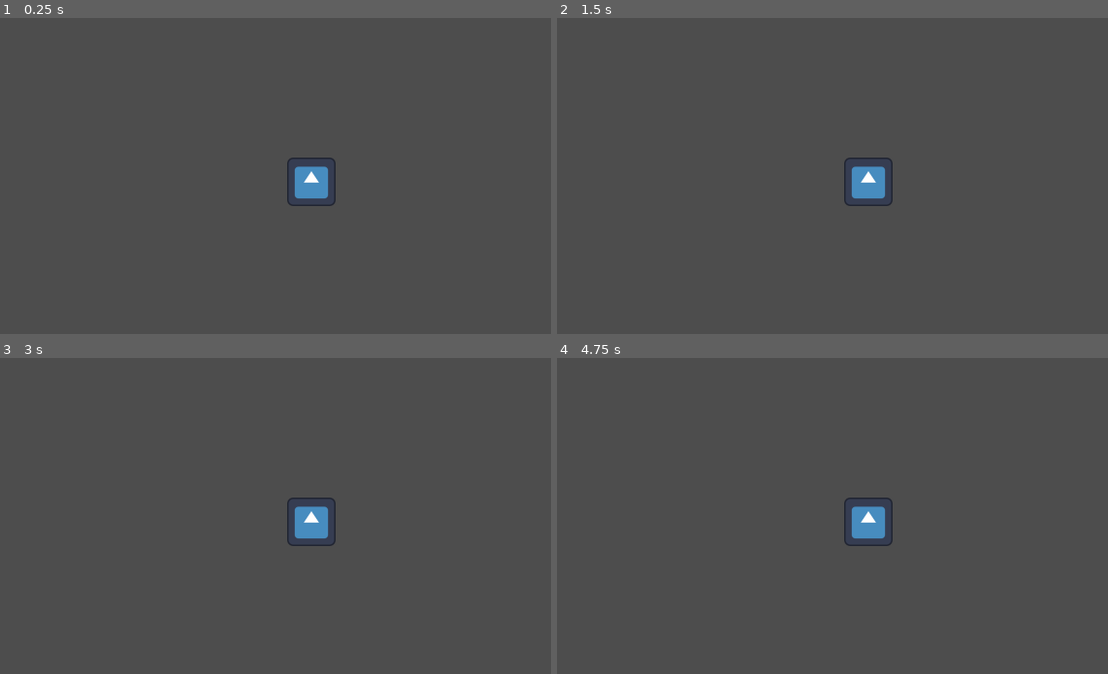
Above: before the commit, frames 1-4 (two rows, left to right).
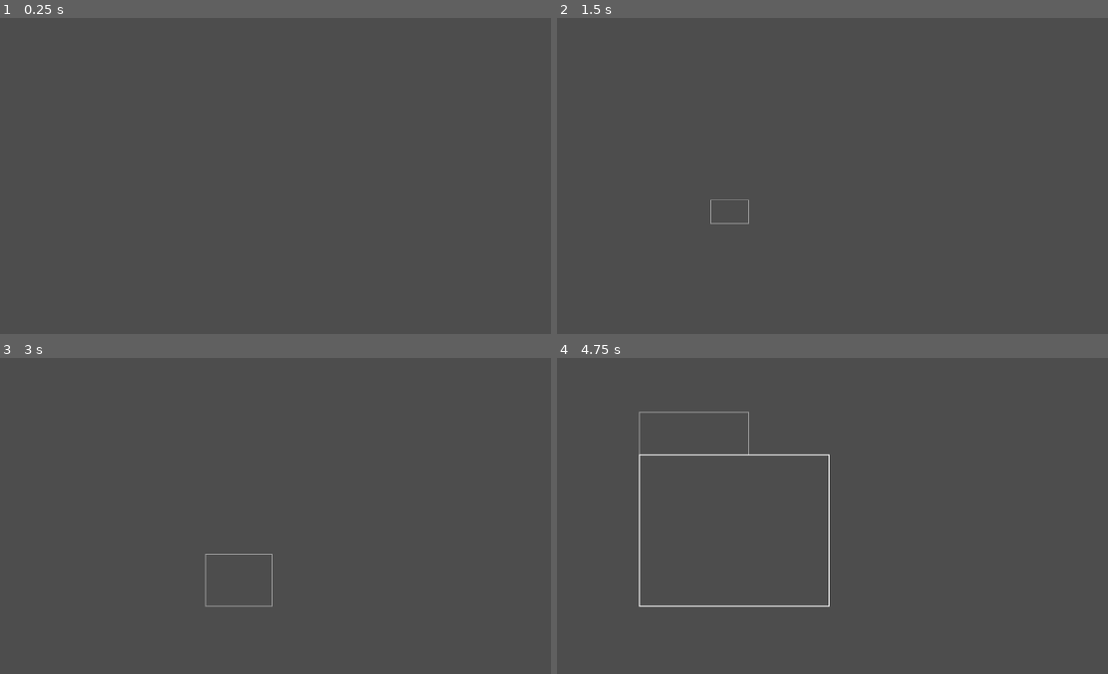
Above: after the commit, the same moments.

Repository: FlashViper/WorldLoader
Game: Godot game, scene res://Basic/world_editor.tscn
Same seed, same stepped clock (60 frames per second), same inputs: the game is played once before the commit and once after it. Before the commit the project starts from res://Loader/world_loader.tscn. The engine's default icon, where the game draws it, is replaced by a stand-in: a white triangle on a blue panel in a dark square.
Inputs (mouse positions are in pixels of both pictures, inside the frame that each line leads up to):
- Up to frame 1 (0.25 s): no input
- Up to frame 2 (1.5 s): tap Enter at 0.5 s; move the mouse to (1041, 160) at 0.52 s; tap O at 0.6 s; click (1041, 160) at 0.67 s; tap Space at 1.25 s; drag from (711, 204) to (826, 267) at 1.27 s
- Up to frame 3 (3 s): tap Enter at 2 s; move the mouse to (391, 424) at 2.02 s; tap O at 2.1 s; tap Space at 2.75 s; drag from (269, 607) to (77, 455) at 2.77 s
- Up to frame 4 (4.75 s): tap Enter at 3.5 s; move the mouse to (1102, 588) at 3.52 s; hold S 3.53-4.25 s; tap O at 3.6 s; tap Space at 4.25 s; drag from (634, 455) to (749, 411) at 4.27 s

The runs differ from the first frame. In frame 1, 0.8% of the frame differs, in the area x 52-61%, y 44-60%; in frame 2, 0.9%; in frame 3, 1.0%; in frame 4, 1.7%, in the area x 14-61%, y 16-79%.
Error before the commit: Parse Error: Identifier "unused_parameter" not declared in the current scope. (res://Loader/Loader_Level.gd:12)
Error after the commit: Invalid type in utility function "max()". Cannot convert argument 1 from Vector2i to float. (res://Basic/WorldEditor.gd:52)

Commit message:
Switched main scene for testing purposes

Diff:
--- a/project.godot
+++ b/project.godot
@@ -33,7 +33,7 @@
 [application]
 
 config/name="World Loader"
-run/main_scene="res://Loader/world_loader.tscn"
+run/main_scene="res://Basic/world_editor.tscn"
 config/features=PackedStringArray("4.0", "Mobile")
 config/icon="res://icon.svg"
 
